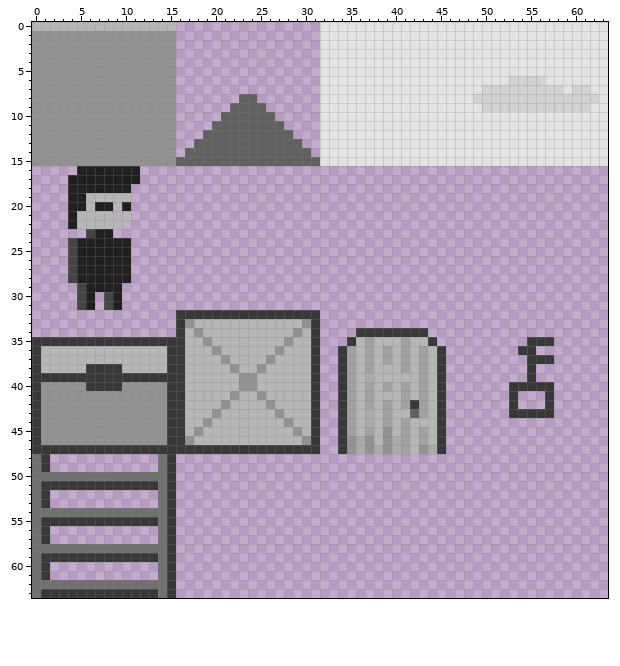
Edited in one commit: pixel-art sprite (game/sprites/sprites-scetch.png). Above, as it was before the edit.
The file is 64x64 pixels.
Now the later version:
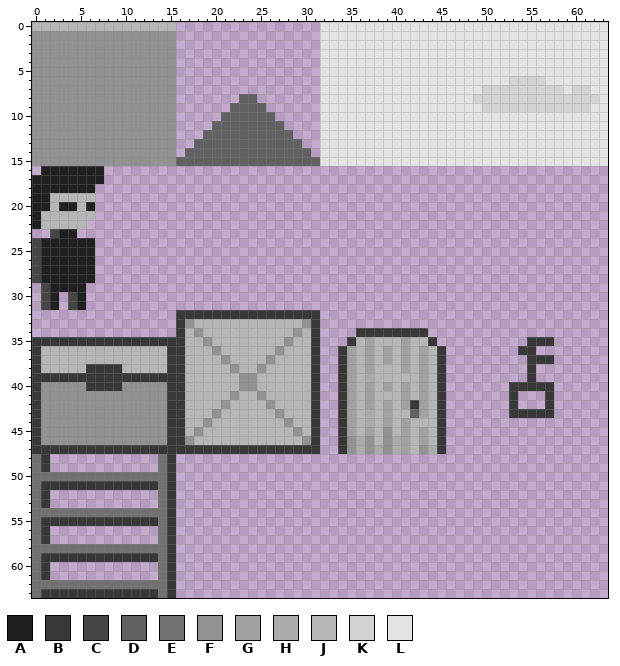
Palette (. is transparent): A #202020  B #383838  C #454545  D #616161  E #717171  F #929292  G #a1a1a1  H #ababab  J #b6b6b6  K #d2d2d2  L #e3e3e3
Change:
@@ x 0..13 @@
 15 FFFFFFFFFFFFFF
-16 .....AAAAAAA..
-17 ....AAAAAAAA..
-18 ....AAAAAAA...
-19 ....AAJJJJJ...
-20 ....AAJAAJA...
-21 ....AJJJJJJ...
-22 ....AJJJJJ....
-23 ......CAA.....
-24 ....CAAAAAA...
-25 ....CAAAAAA...
-26 ....CAAAAAA...
-27 ....CAAAAAA...
-28 ....CAAAAAA...
-29 .....CAAAA....
-30 .....CA.CA....
-31 .....CA.CA....
+16 .AAAAAAA......
+17 AAAAAAAA......
+18 AAAAAAA.......
+19 AAJJJJJ.......
+20 AAJAAJA.......
+21 AJJJJJJ.......
+22 AJJJJJ........
+23 ..CAA.........
+24 CAAAAAA.......
+25 CAAAAAA.......
+26 CAAAAAA.......
+27 CAAAAAA.......
+28 CAAAAAA.......
+29 .CAAAA........
+30 .CA.CA........
+31 .CA.CA........
 32 ..............
